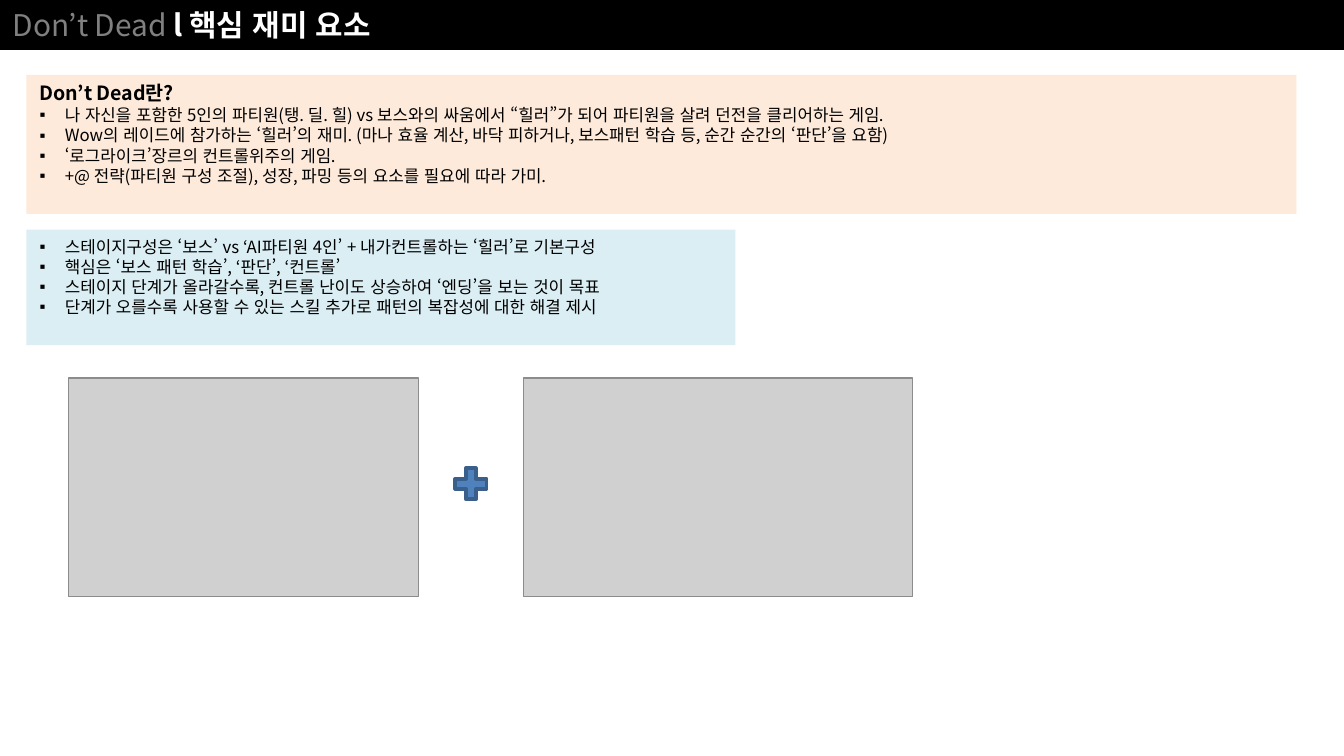
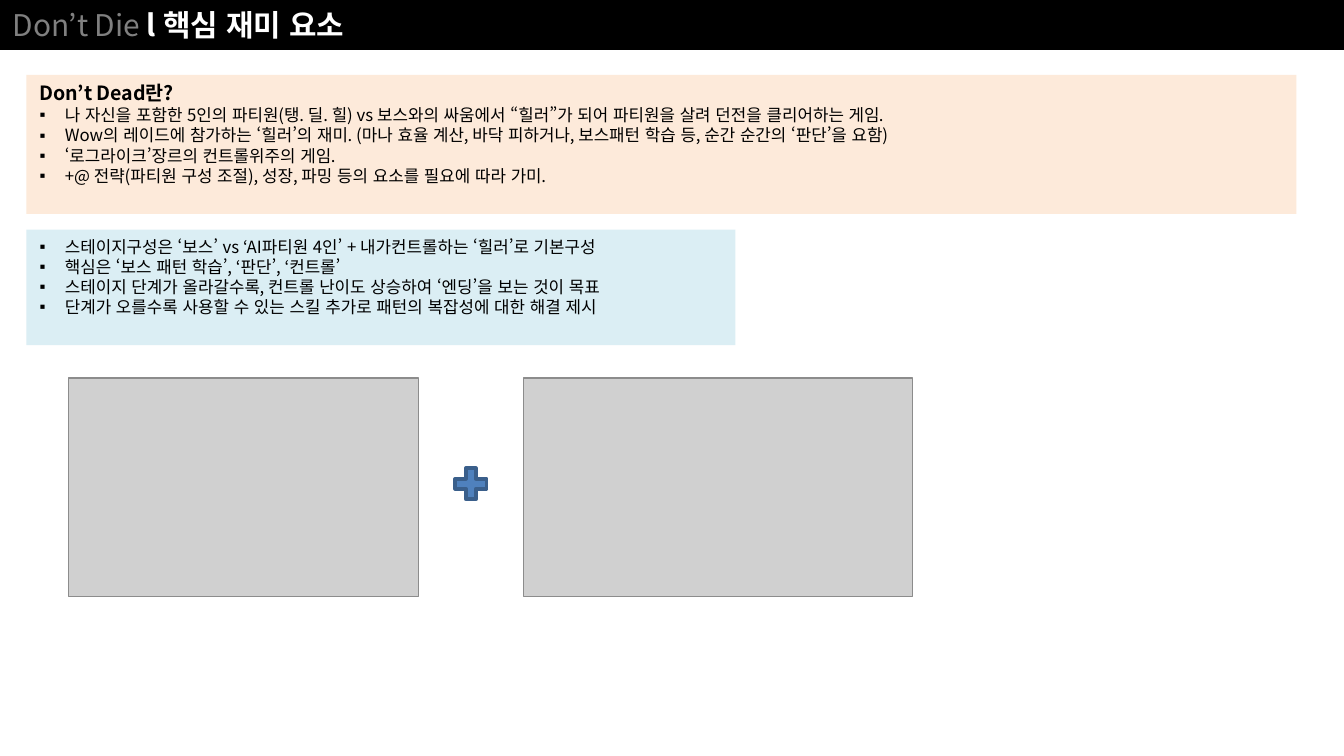
Before and after one commit to NoahCalhoun/DontDie, a slide deck: slide 2 of DDDocument/Don't Die ProtoType.pptx. Drawn at 1344x756 pixels with LibreOffice and Linux fonts; fonts in the diff are those of the drawing; grey boxes stand for pictures. Boxes give left, top, right and bottom in pixels: in the first picture for what was removed or moved away, otherwise in the second. Text is boxed around its words. In the diff, an @@ line names an element or a change of style, - is before the commit and + after.

```diff
--- a/DDDocument/Don't Die ProtoType.pptx
+++ b/DDDocument/Don't Die ProtoType.pptx
@@ text in rectangle at (13, 11, 344, 39): text changed @@
-Don’t Dead l 핵심 재미 요소
+Don’t Die l 핵심 재미 요소
```
Also in this commit, not shown: 8 other slides changed, 1 slide added.
